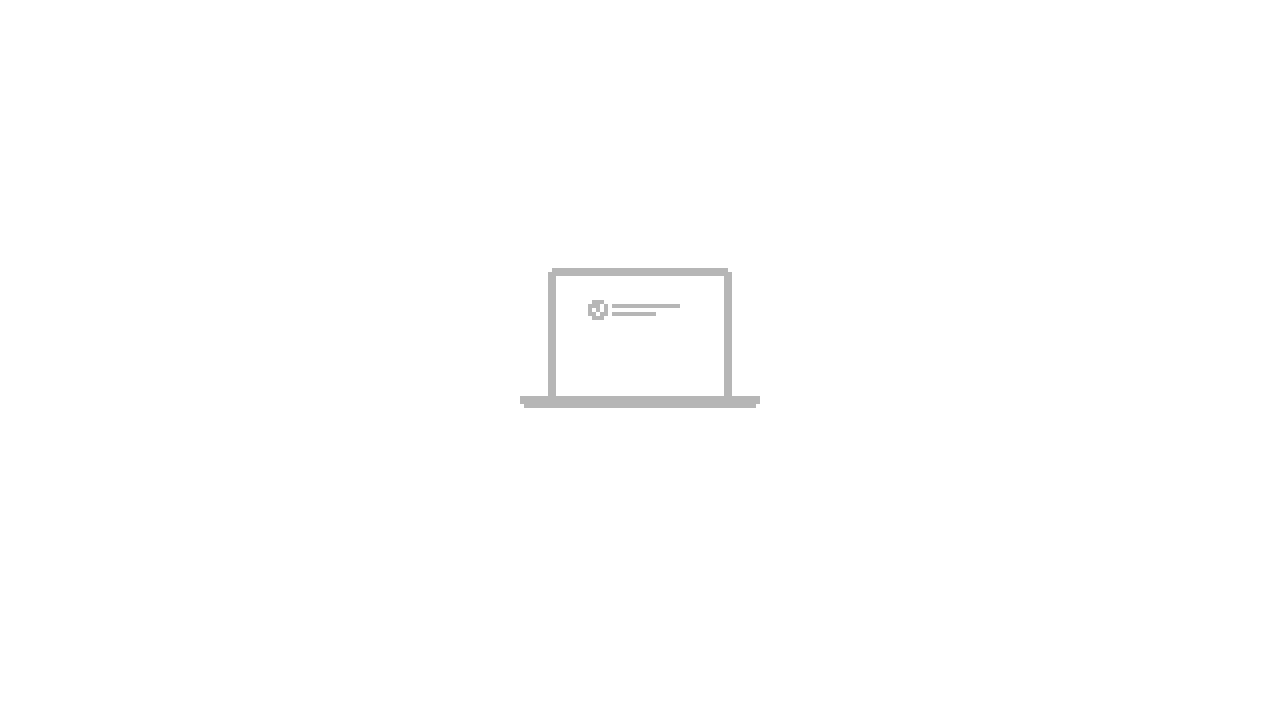
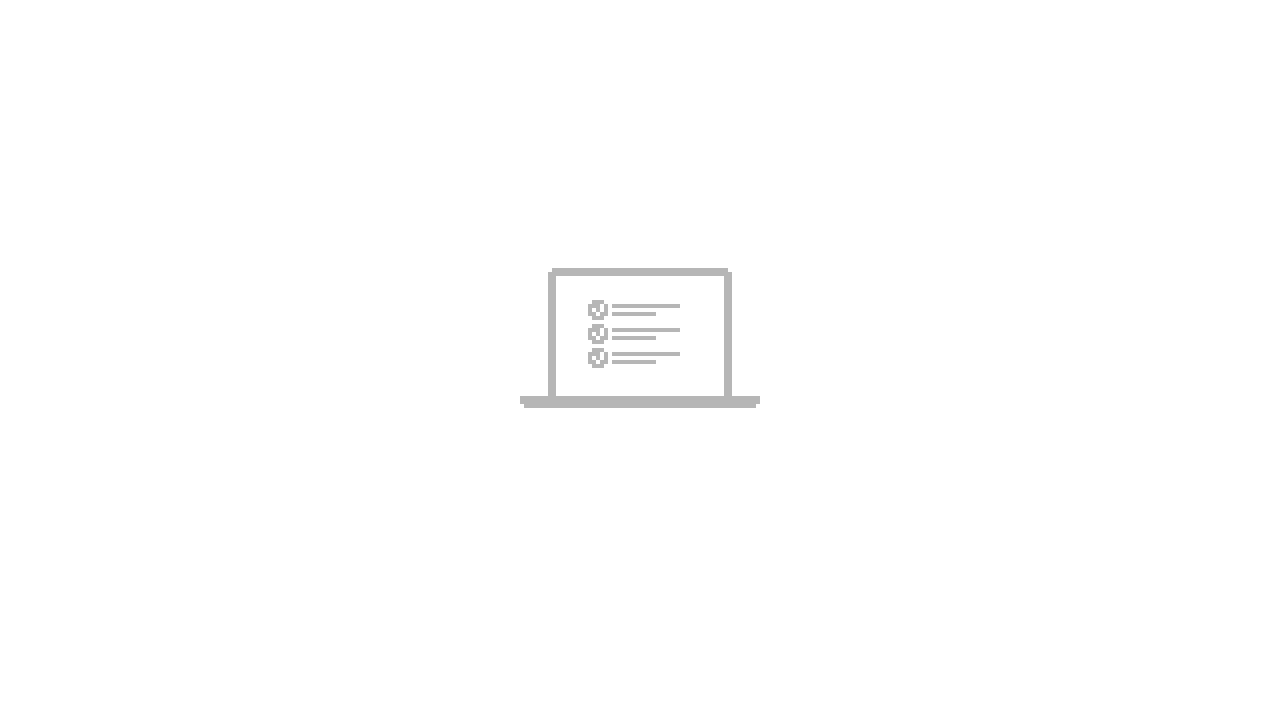
Layered file, before and after one edit (1280x720). Changes by layer:
painted on "Animation" over [588,324,680,368]
